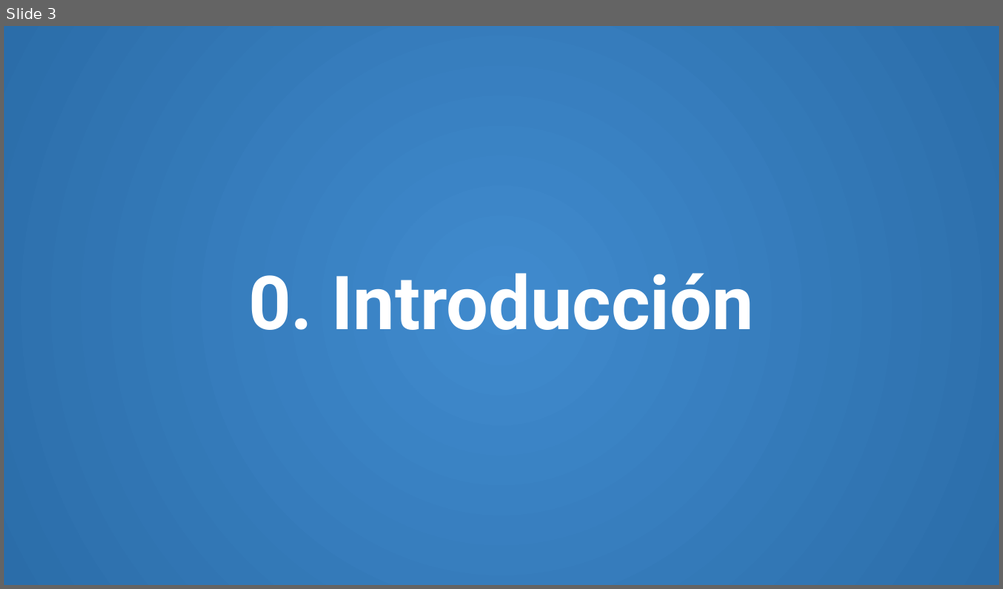
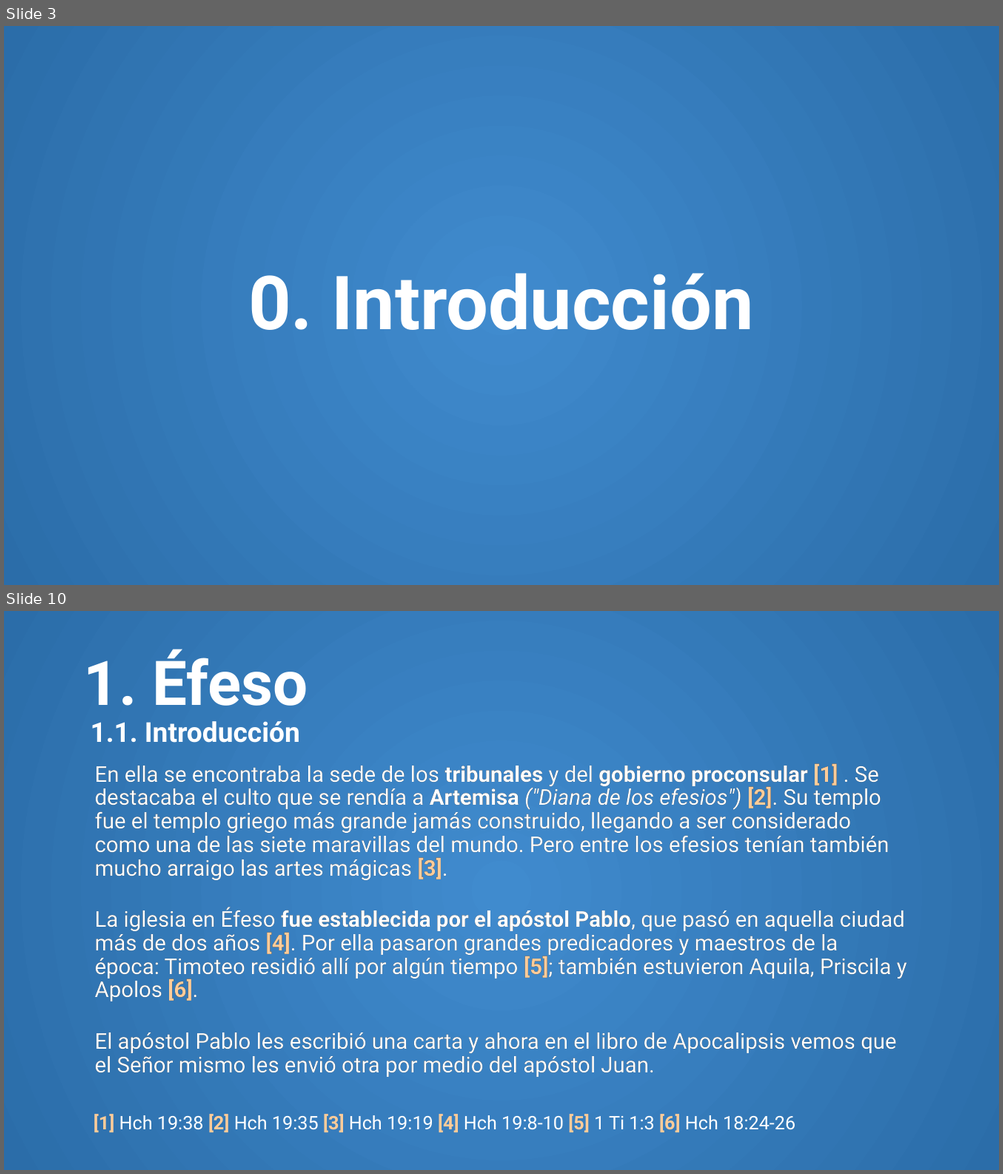
Before and after one commit to CreyTuning/documents, a slide deck: slideshow/Apocalipsis/3. Capitulo 2-3.pptm. Shown one above the other, each under a label of ours: slide 3 before the commit, slides 3 and 10 after it; the slides between them are not shown. The pictures are 1003x589 and 1003x1174 pixels, drawn with LibreOffice and Linux fonts; fonts in the diff are those of the drawing. Boxes give left, top, right and bottom in pixels: in the first picture for what was removed or moved away, otherwise in the second. Text is boxed around its words. In the diff, an @@ line names an element or a change of style, - is before the commit and + after.

```diff
--- a/slideshow/Apocalipsis/3. Capitulo 2-3.pptm
+++ b/slideshow/Apocalipsis/3. Capitulo 2-3.pptm
@@ slide 10 added at <box>4,611,999,1170</box>, background gradient #408BCE to #2B6DA9 @@
@@ title added at <box>83,649,307,743</box>, 26.5 pt, text #FFFFFF, bold @@
+1. Éfeso
+1.1. Introducción
@@ text added at <box>95,763,907,1077</box>, 21 pt, text #FFFFFF @@
+En ella se encontraba la sede de los tribunales y del gobierno proconsular [1] . Se destacaba el culto que se rendía a Artemisa ("Diana de los efesios") [2]. Su templo fue el templo griego más grande jamás construido, llegando a ser considerado como una de las siete maravillas del mundo. Pero entre los efesios tenían también mucho arraigo las artes mágicas [3].
+La iglesia en Éfeso fue establecida por el apóstol Pablo, que pasó en aquella ciudad más de dos años [4]. Por ella pasaron grandes predicadores y maestros de la época: Timoteo residió allí por algún tiempo [5]; también estuvieron Aquila, Priscila y Apolos [6].
+El apóstol Pablo les escribió una carta y ahora en el libro de Apocalipsis vemos que el Señor mismo les envió otra por medio del apóstol Juan.
@@ text added at <box>94,1114,795,1133</box>, 18 pt, text #FFFFFF @@
+[1] Hch 19:38 [2] Hch 19:35 [3] Hch 19:19 [4] Hch 19:8-10 [5] 1 Ti 1:3 [6] Hch 18:24-26
```
Also in this commit, not shown: 2 slides changed, 47 other slides added, 1 slide removed, 2 other files.
